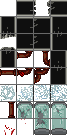
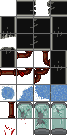
The second 67×135 image is a revision of the first. Changes to its layers:
"Ebene 3": opacity 100% → 46%, painted on it over [0, 85, 67, 101]
added layer "Ebene 4" above "Ebene" over [2, 85, 67, 101]
